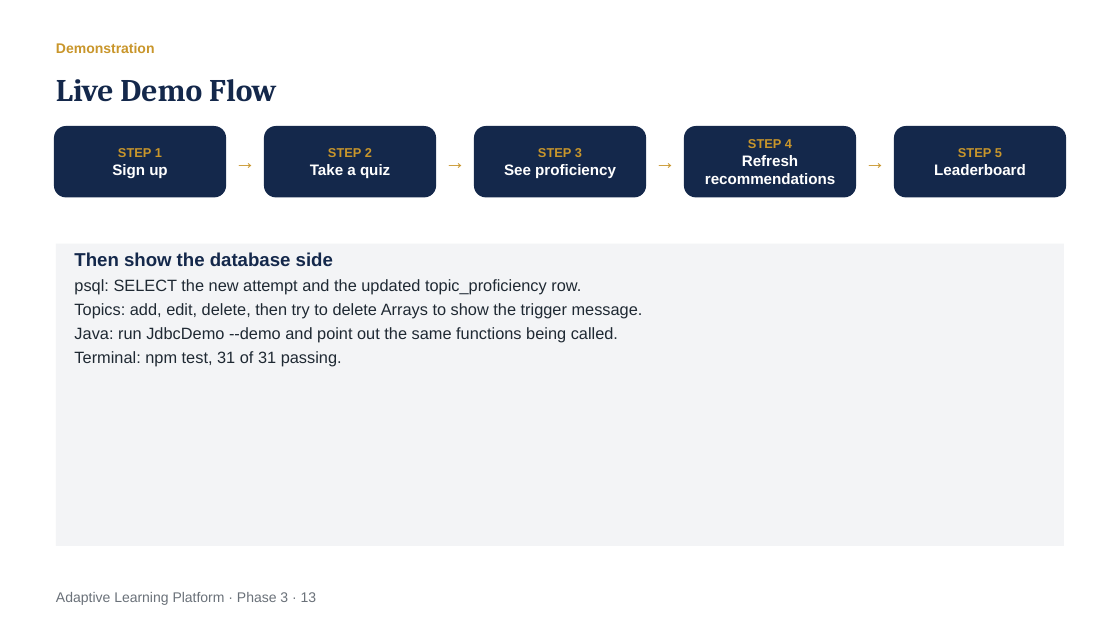
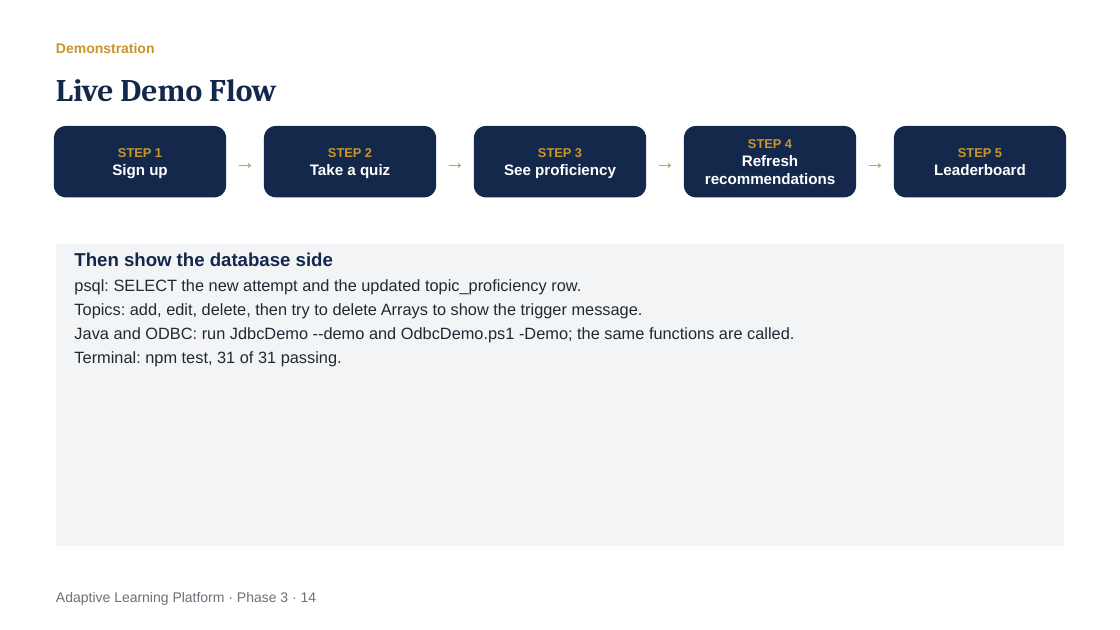
Before and after one commit to Vani-06/quiz_companion, a slide deck: slide 14 of docs/Phase 3 - Integration and Delivery.pptx (slide 13 before the commit). Drawn at 1120x630 pixels with LibreOffice and Linux fonts; fonts in the diff are those of the drawing. Boxes give left, top, right and bottom in pixels: in the first picture for what was removed or moved away, otherwise in the second. Text is boxed around its words. In the diff, an @@ line names an element or a change of style, - is before the commit and + after.

Commit message:
docs: rebuild the Phase 3 presentation with the ODBC slide

```diff
--- a/docs/Phase 3 - Integration and Delivery.pptx
+++ b/docs/Phase 3 - Integration and Delivery.pptx
@@ text in rectangle at [74,327,794,343]: text changed @@
-Java: run JdbcDemo --demo and point out the same functions being called.
+Java and ODBC: run JdbcDemo --demo and OdbcDemo.ps1 -Demo; the same functions are called.
@@ text at [56,592,317,605]: text changed @@
-Adaptive Learning Platform · Phase 3 · 13
+Adaptive Learning Platform · Phase 3 · 14
```
Also in this commit, not shown: 5 other slides changed, 1 slide added.
